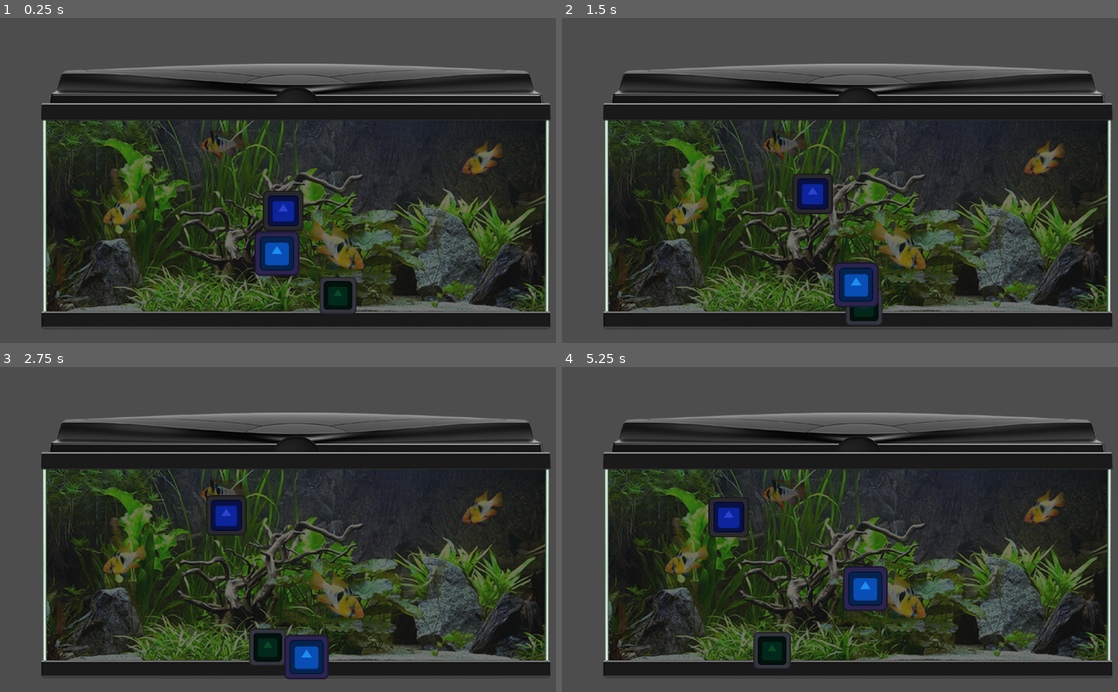
Above: before the commit, frames 1-4 (two rows, left to right).
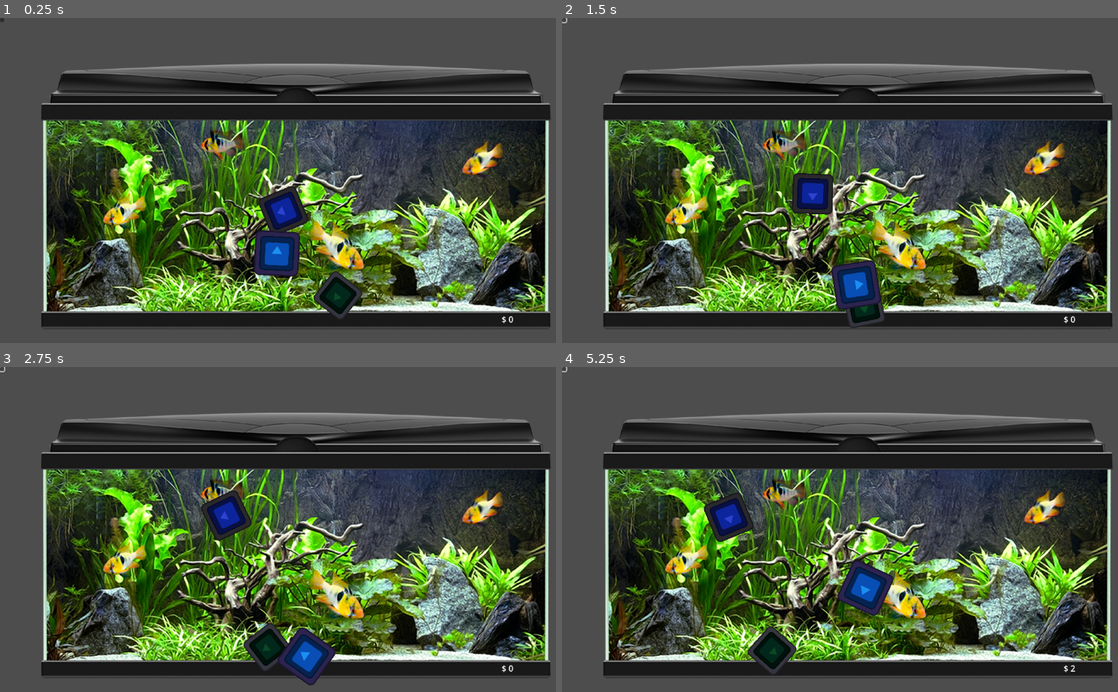
Above: after the commit, the same moments.

Repository: BaliDoggo/brackeys2025
Game: Godot game, scene res://scenes/fish_tank.tscn
Same seed, same stepped clock (60 frames per second), same inputs: the game is played once before the commit and once after it. The engine's default icon, where the game draws it, is replaced by a stand-in: a white triangle on a blue panel in a dark square.
Inputs (mouse positions are in pixels of both pictures, inside the frame that each line leads up to):
- Up to frame 1 (0.25 s): no input
- Up to frame 2 (1.5 s): click (562, 21) at 0.52 s; click (562, 21) at 1.27 s
- Up to frame 3 (2.75 s): click (0, 370) at 2.02 s
- Up to frame 4 (5.25 s): tap Enter (ui_accept) at 2.75, 3.02, 3.77 s; tap A (a) at 2.85, 4.55, 5.1 s; tap D (d) at 3.05, 3.6 s; tap E (e) at 3.8 s; hold E (e) 4.28-5.03 s

The runs differ from the first frame. In frame 1, 34% of the frame differs, in the area x 0-99%, y 0-95%; in frame 2, 34%; in frame 3, 34%, in the area x 0-99%, y 0-98%; in frame 4, 34%.

Commit message:
fish button added and currency

Diff:
--- a/fish.gd
+++ b/fish.gd
@@ -3,19 +3,30 @@
 var secondary_color : Color = Color(0.2,0,0)
 var facing_dir = 0
 var bounds : Vector4
+signal earn_money
+@onready var timer: Timer = $Timer
 
 func _ready() -> void:
+	timer.wait_time = randi_range(2,5)
+	timer.start()
 	$Primary.modulate = primary_color
 	$Secondary.modulate = secondary_color
 
 func _process(delta: float) -> void:
+
 	facing_dir += randi_range(-10,10)
+
 	position += angle_to_vector(facing_dir)
 	if position.x < bounds.x or position.y < bounds.y or position.x > bounds.z or position.y > bounds.w:
-		facing_dir += 90
+		facing_dir += 180
+	rotation = lerp_angle(rotation,deg_to_rad(facing_dir),0.1)
 
 func angle_to_vector(angle) -> Vector2:
 	var angle_radians = deg_to_rad(angle)  # Convert degrees to radians
 	var x = cos(angle_radians)
 	var y = sin(angle_radians)
 	return Vector2(x, y)
+
+func _on_timer_timeout() -> void:
+	timer.wait_time = randi_range(2,5)
+	earn_money.emit(randi_range(0,2))
--- a/fish_tank.gd
+++ b/fish_tank.gd
@@ -1,11 +1,14 @@
 extends Node2D
 const FISH = preload("res://scenes/fish.tscn")
 @onready var panel: Panel = $Panel
+@onready var label: Label = $Label
+var money = 0
 
 # Called when the node enters the scene tree for the first time.
 func _ready() -> void:
 	for i in range(3):
 		spawn_random_fish()
+	label.text = "$ " + str(money)
 
 func spawn_random_fish():
 	var newFish = FISH.instantiate()
@@ -28,8 +31,17 @@
 	newFish.bounds = Vector4(xbound1,ybound1,xbound2,ybound2)
 
 	newFish.facing_dir = randi_range(-180,180)
+
+	newFish.connect("earn_money", earn_money)
 	add_child(newFish)
 
-# Called every frame. 'delta' is the elapsed time since the previous frame.
-func _process(delta: float) -> void:
-	pass
+func earn_money(amount):
+	money += amount
+	label.text = "$ " + str(money)
+
+
+
+func _on_fish_1_pressed() -> void:
+	if money >= 2:
+		money -= 2
+		spawn_random_fish()
--- a/scenes/fish.tscn
+++ b/scenes/fish.tscn
@@ -12,3 +12,8 @@
 [node name="Secondary" type="Sprite2D" parent="."]
 scale = Vector2(0.765625, 0.765625)
 texture = ExtResource("2_rocc4")
+
+[node name="Timer" type="Timer" parent="."]
+wait_time = 4096.0
+
+[connection signal="timeout" from="Timer" to="." method="_on_timer_timeout"]
--- a/scenes/fish_tank.tscn
+++ b/scenes/fish_tank.tscn
@@ -6,12 +6,25 @@
 [node name="Fish Tank" type="Node2D"]
 script = ExtResource("1_07u7y")
 
+[node name="Fish1" type="Button" parent="."]
+offset_right = 8.0
+offset_bottom = 8.0
+
 [node name="Pngimg_com-AquariumPng24" type="Sprite2D" parent="."]
 position = Vector2(569, 340)
 texture = ExtResource("1_vsi5p")
 
 [node name="Panel" type="Panel" parent="."]
+visible = false
 offset_left = 88.0
 offset_top = 195.0
 offset_right = 1050.0
 offset_bottom = 566.0
+
+[node name="Label" type="Label" parent="."]
+offset_left = 964.0
+offset_top = 569.0
+offset_right = 1055.0
+offset_bottom = 598.0
+
+[connection signal="pressed" from="Fish1" to="." method="_on_fish_1_pressed"]
